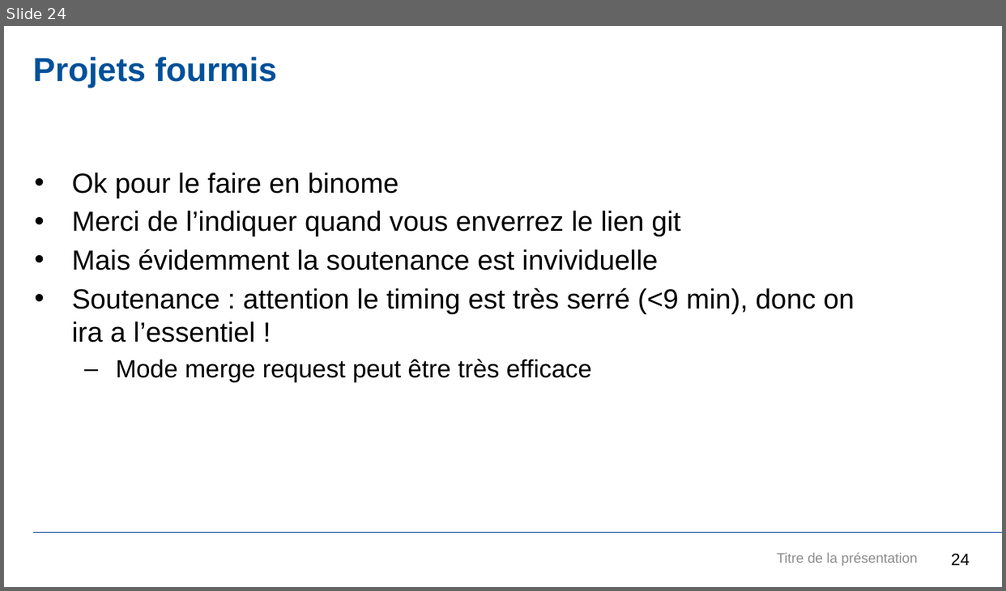
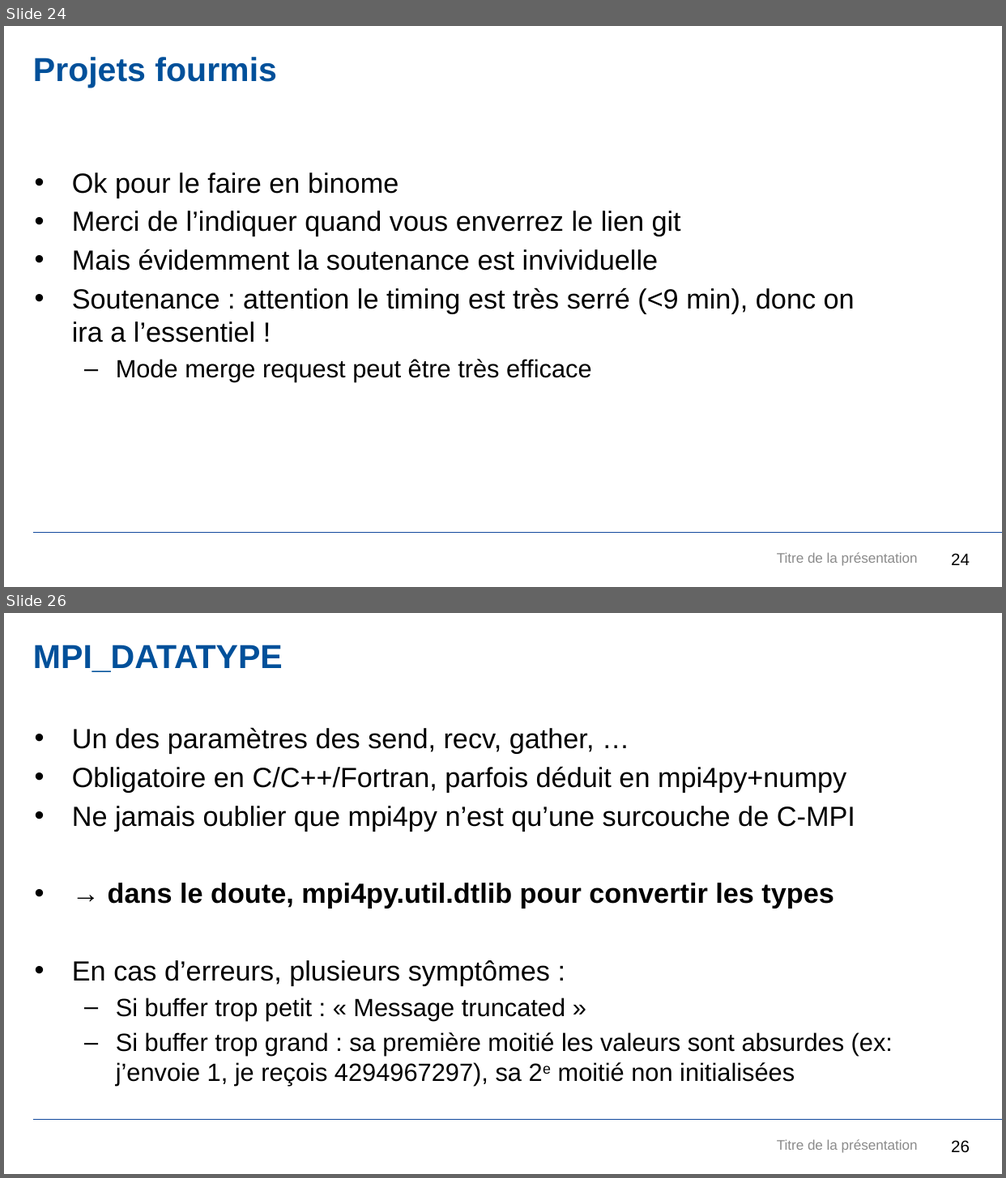
Before and after one commit to JDGaraudEnsta/OS202-2024, a slide deck: OS202.pptx. Shown one above the other, each under a label of ours: slide 24 before the commit, slides 24 and 26 after it; the slides between them are not shown. The pictures are 1006x591 and 1006x1178 pixels, drawn with LibreOffice and Linux fonts; fonts in the diff are those of the drawing; background and template pictures are left out. Boxes give left, top, right and bottom in pixels: in the first picture for what was removed or moved away, otherwise in the second. Text is boxed around its words. In the diff, an @@ line names an element or a change of style, - is before the commit and + after.

```diff
--- a/OS202.pptx
+++ b/OS202.pptx
@@ slide 26 added at [4, 613, 1002, 1174], background #FFFFFF; not listed: 1 template element that a slide beside it also shows @@
@@ title added at [33, 645, 283, 672], 24 pt, text #00509A, bold @@
+MPI_DATATYPE
@@ text added at [72, 727, 893, 1086], 20 pt, text #000000 @@
+• Un des paramètres des send, recv, gather, …
+• Obligatoire en C/C++/Fortran, parfois déduit en mpi4py+numpy
+• Ne jamais oublier que mpi4py n’est qu’une surcouche de C-MPI
+• → dans le doute, mpi4py.util.dtlib pour convertir les types
+• En cas d’erreurs, plusieurs symptômes :
+  – Si buffer trop petit : « Message truncated »
+  – Si buffer trop grand : sa première moitié les valeurs sont absurdes (ex: j’envoie 1, je reçois 4294967297), sa 2e moitié non initialisées
@@ text added at [777, 1139, 918, 1153], 10 pt, text #8C8C8C @@
+Titre de la présentation
@@ page number added at [951, 1140, 970, 1153], 12 pt, text #000000 @@
+26
```
Also in this commit, not shown: 2 slides changed, 3 other slides added.
